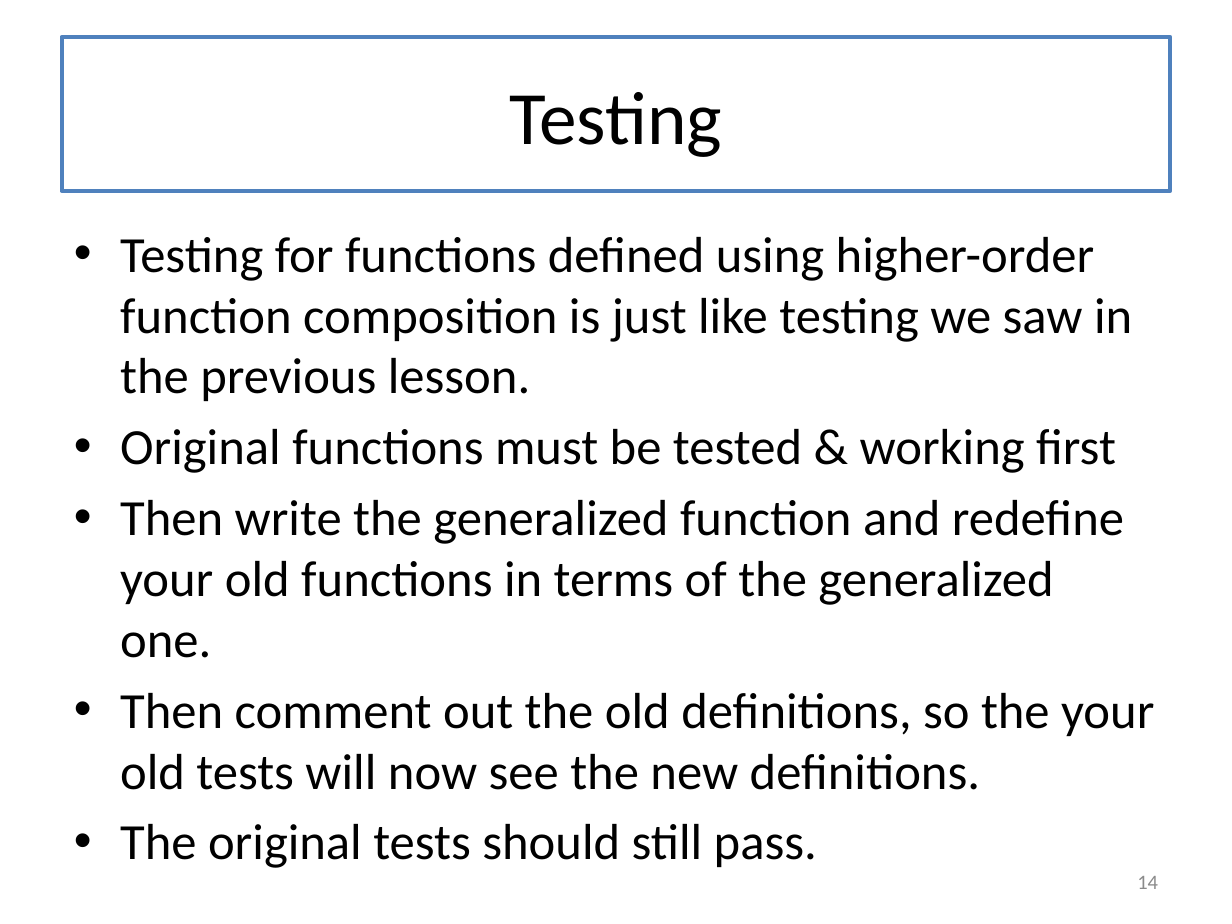
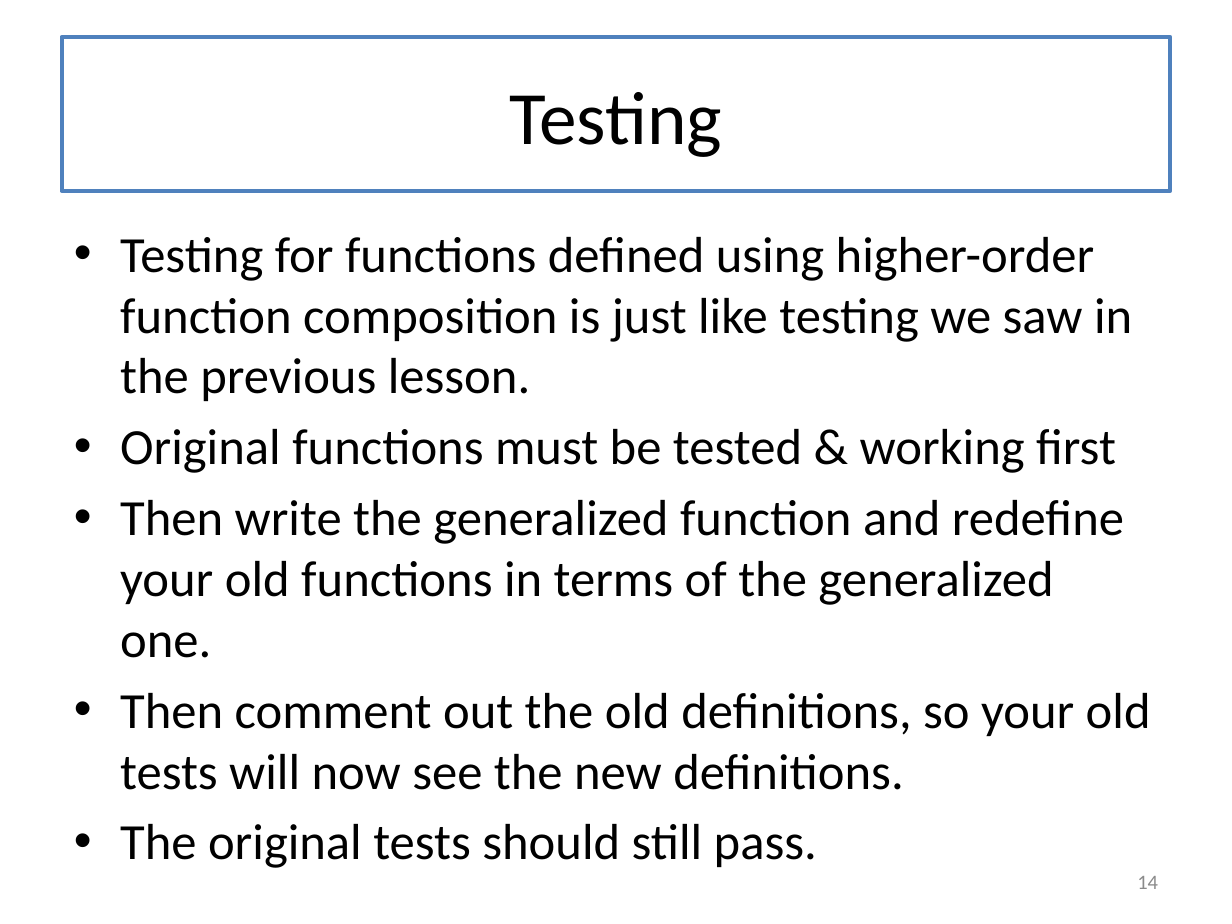
Before and after one commit to mwand/cs5010f16, a slide deck: slide 14 of Slides/Lesson 5.2 Generalizing Over Functions.pptx. Drawn at 1232x924 pixels with LibreOffice and Linux fonts; fonts in the diff are those of the drawing. Boxes give left, top, right and bottom in pixels: in the first picture for what was removed or moved away, otherwise in the second. Text is boxed around its words. In the diff, an @@ line names an element or a change of style, - is before the commit and + after.

```diff
--- a/Slides/Lesson 5.2 Generalizing Over Functions.pptx
+++ b/Slides/Lesson 5.2 Generalizing Over Functions.pptx
@@ text at <box>120,693,1151,790</box>: text changed @@
-• Then comment out the old definitions, so the your old tests will now see the new definitions.
+• Then comment out the old definitions, so your old tests will now see the new definitions.
```
Also in this commit, not shown: 2 other files.
